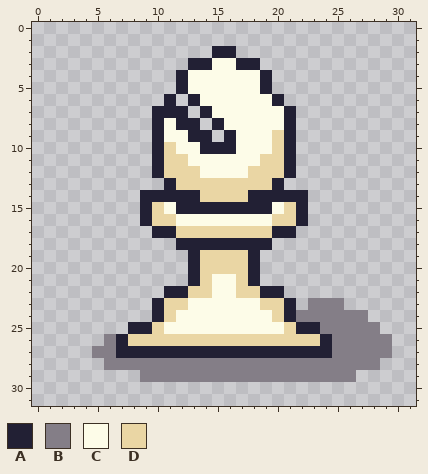
Two versions of one pixel-art file, Assets/_Project/Art/Sprites/Pieces/Bishop.aseprite. The picture above was drawn from the file before the commit.
32x32 pixels, 1 frame.
Palette (. is transparent): A #222034  B #847e87  C #fdfce8  D #ead6a4
Pixels before, first column x 5:
 2 ..........AA.............
 3 ........AACCAA...........
 4 .......ACCCCCCA..........
 5 .......ACCCCCCA..........
 6 ......A.ACCCCCCA.........
 7 .....AAA.ACCCCCCA........
 8 .....ACAA.ACCCCCA........
 9 .....ACCAA.ACCCDA........
10 .....ADCCAAACCCDA........
11 .....ADDCCCCCCDDA........
12 .....ADDDCCCCDDDA........
13 ......ADDDDDDDDA.........
14 ....AAAAADDDDAAAAA.......
15 ....ADCAAAAAAAACDA.......
16 ....ADDCCCCCCCCDDA.......
17 .....AADDDDDDDDAA........
18 .......AAAAAAAA..........
19 ........ADDDDA...........
20 ........ADDDDA...........
21 ........ADCCDA...........
22 ......AADDCCDDAA.........
23 .....ADDCCCCCCDDA.BBB....
24 .....ADCCCCCCCCDABBBBBB..
25 ...AADCCCCCCCCCCDAABBBBB.
26 .BADDDDDDDDDDDDDDDDABBBBB
27 BBAAAAAAAAAAAAAAAAAABBBBB
28 .BBBBBBBBBBBBBBBBBBBBBBB.
29 ....BBBBBBBBBBBBBBBBBB...
After:
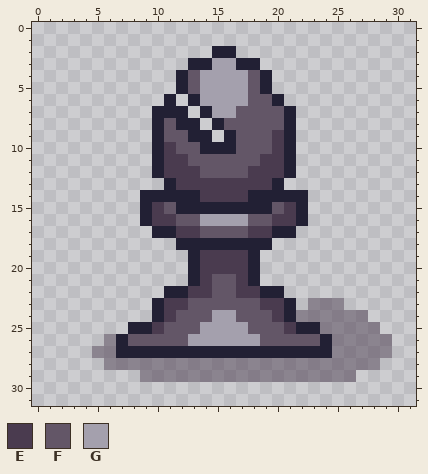
Colours new in this view: E #4a3b4f  F #635667  G #a4a0ad
The exact change:
layer "White" added
layer "Black" added
layer "Shade" opacity 100% -> 50%
colour B: #847e87 -> #4a3b4f80
Changed rows in their new state; - is a pixel that keeps its letter.
Layer "Shade":
first column x 8:
 3 -------GG-------
 4 -----FGGGGF-----
 5 -----FGGGGF-----
 6 ------GGGGFF----
 7 -------GGFFFF---
 8 ---F----FFFFF---
 9 ---FF----FFFE---
10 ---EFF---FFFE---
11 ---EEFFFFFFEE---
12 ---EEEFFFFEEE---
13 ----EEEEEEEE----
14 ------EEEE------
15 --EF--------FE--
16 --EEFFGGGGFFEE--
17 ----EEFFFFEE----
19 ------EEEE------
20 ------EEEE------
21 ------EFFE------
22 -----EEFFEE-----
23 ---EEFFFFFFEE---
24 ---EFFFGGFFFE---
25 --EFFFGGGGFFFE--
26 FFFFFGGGGGGFFFFF
Pixel boxes of the changes (left, top, right, bottom) in both pictures:
changed: (92, 58, 392, 382)
